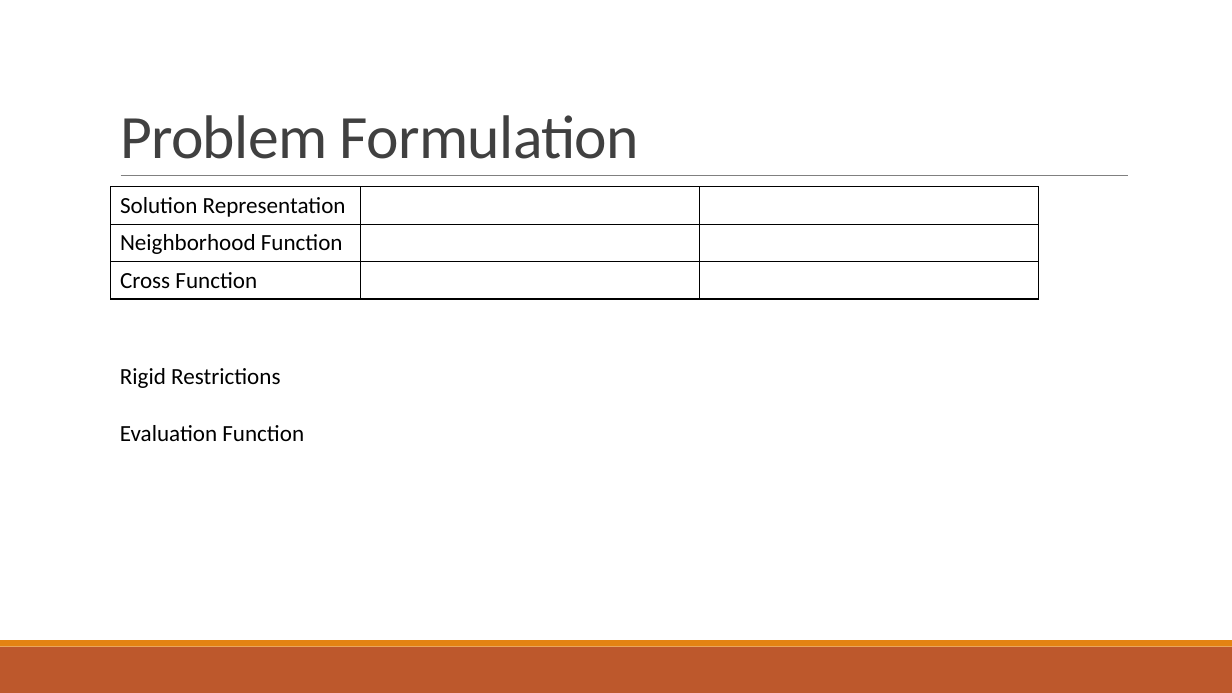
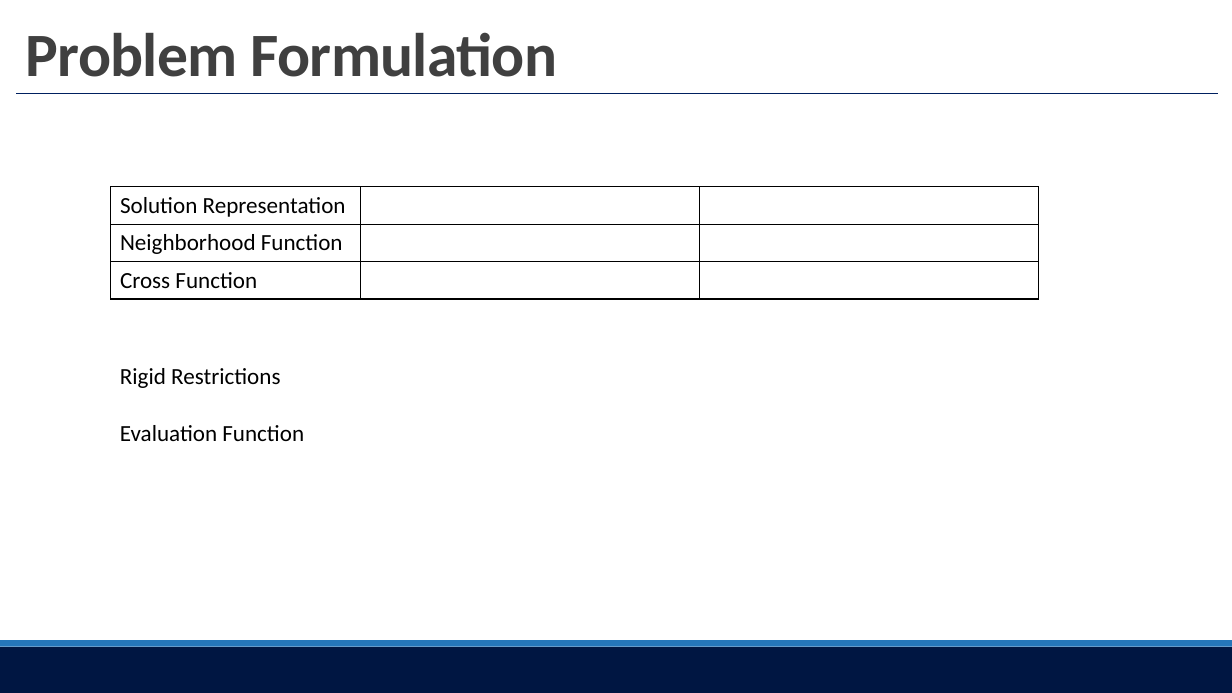
Before and after one commit to motapinto/feup-IART, a slide deck: slide 4 of Projects/P1/doc/IART01.pptx (slide 3 before the commit). Drawn at 1232x693 pixels with LibreOffice and Linux fonts; fonts in the diff are those of the drawing. Boxes give left, top, right and bottom in pixels: in the first picture for what was removed or moved away, otherwise in the second. Text is boxed around its words. In the diff, an @@ line names an element or a change of style, - is before the commit and + after.

```diff
--- a/Projects/P1/doc/IART01.pptx
+++ b/Projects/P1/doc/IART01.pptx
@@ title "Problem Formulation": place and size @@
-title "Problem Formulation" at (120, 115, 639, 159)
+title "Problem Formulation" at (26, 32, 558, 77)
@@ title "Problem Formulation" at (26, 32, 558, 77): bold on @@
@@ line moved from (121, 176) - (1128, 176) to (17, 93) - (1218, 93) @@
@@ line (17, 93) - (1218, 93): stroke #808080 0.5 pt to #002060 1 pt @@
@@ rectangle at (0, 647, 1232, 693): fill #BD582C to #001642 @@
@@ rectangle at (0, 640, 1232, 647): fill #E48312 to #2576B9 @@
```
Also in this commit, not shown: 3 other slides changed, 1 slide added.
